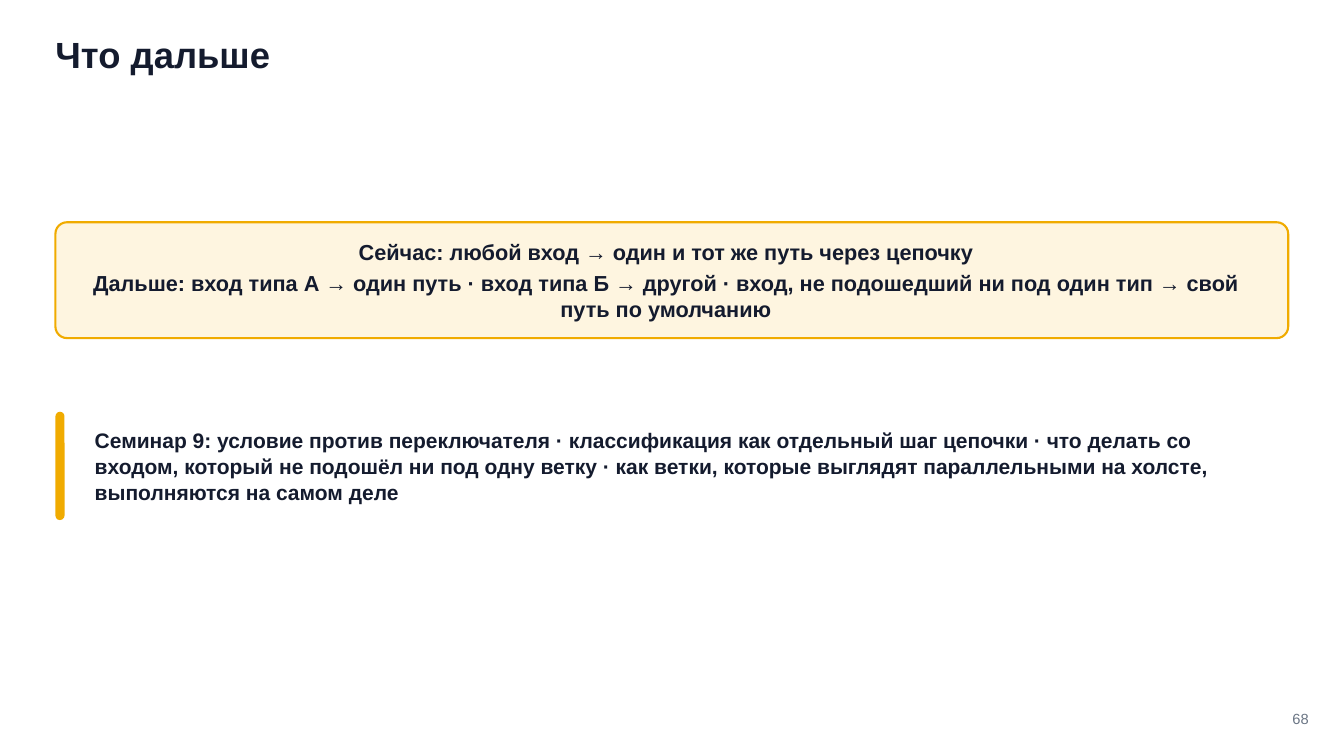
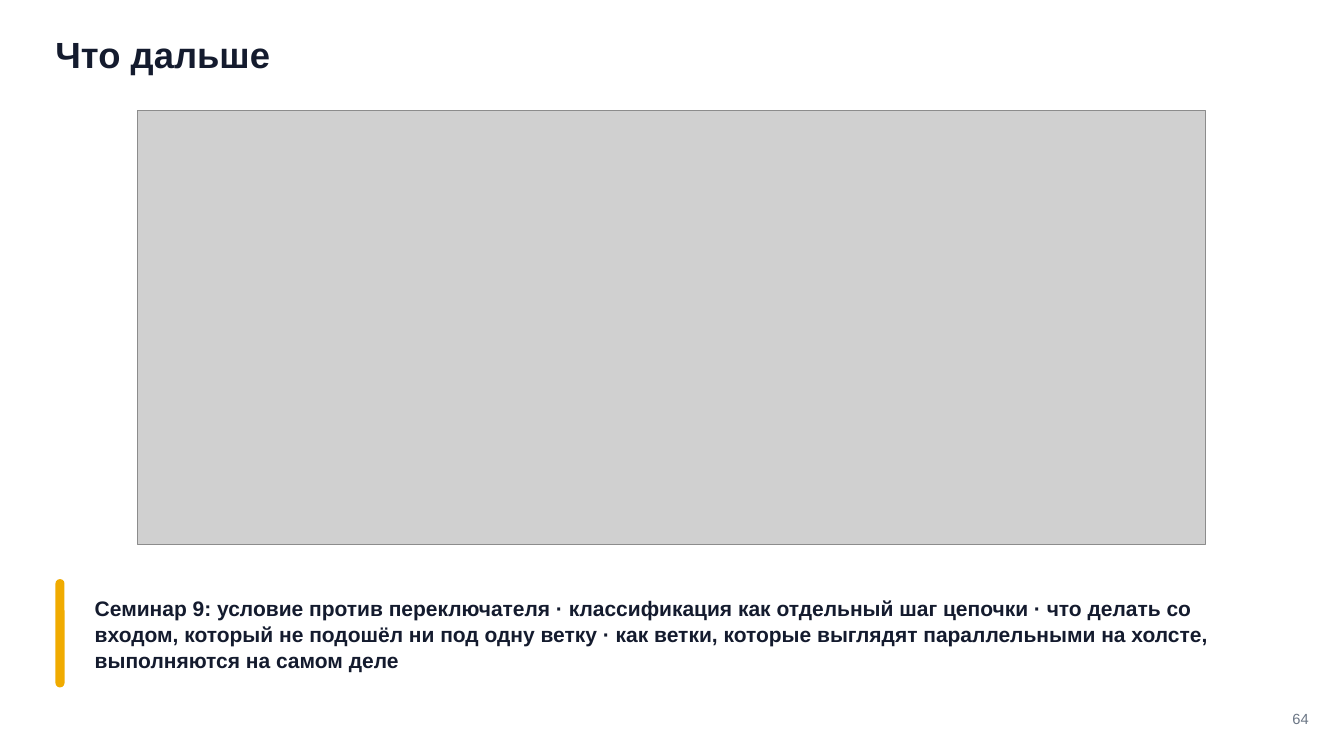
Before and after one commit to tellina-study/AI-usage-lessons, a slide deck: slide 64 of library/seminars/sem-08/rendered/sem-08.pptx (slide 68 before the commit). Drawn at 1344x756 pixels with LibreOffice and Linux fonts; fonts in the diff are those of the drawing; grey boxes stand for pictures. Boxes give left, top, right and bottom in pixels: in the first picture for what was removed or moved away, otherwise in the second. Text is boxed around its words. In the diff, an @@ line names an element or a change of style, - is before the commit and + after.

```diff
--- a/library/seminars/sem-08/rendered/sem-08.pptx
+++ b/library/seminars/sem-08/rendered/sem-08.pptx
@@ picture added at [138, 111, 1207, 544] @@
@@ rounded rectangle removed at [55, 223, 1289, 339] @@
@@ text removed at [93, 244, 1239, 322] @@
-Сейчас: любой вход → один и тот же путь через цепочку
-Дальше: вход типа А → один путь · вход типа Б → другой · вход, не подошедший ни под один тип → свой путь по умолчанию
@@ rounded rectangle: place and size @@
-rounded rectangle at [55, 411, 65, 519]
+rounded rectangle at [55, 580, 65, 688]
@@ text "Семинар 9: условие против переключателя ...": place and size @@
-text "Семинар 9: условие против переключателя ..." at [95, 432, 1207, 505]
+text "Семинар 9: условие против переключателя ..." at [95, 600, 1207, 672]
@@ text at [1292, 714, 1308, 724]: text changed @@
-68
+64
```
Also in this commit, not shown: 46 other slides changed, 10 slides added, 14 slides removed, 41 other files.
